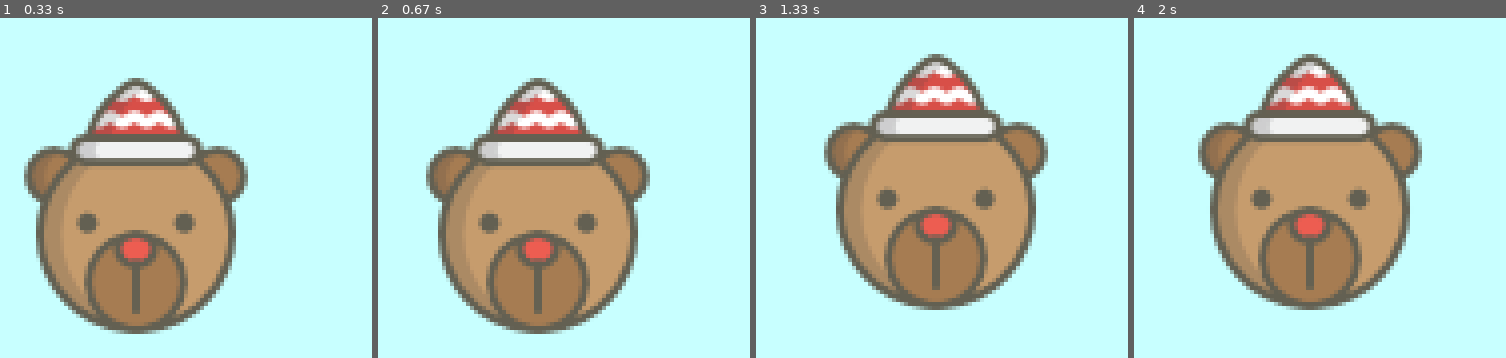
Above: before the commit, frames 1-4 (left to right).
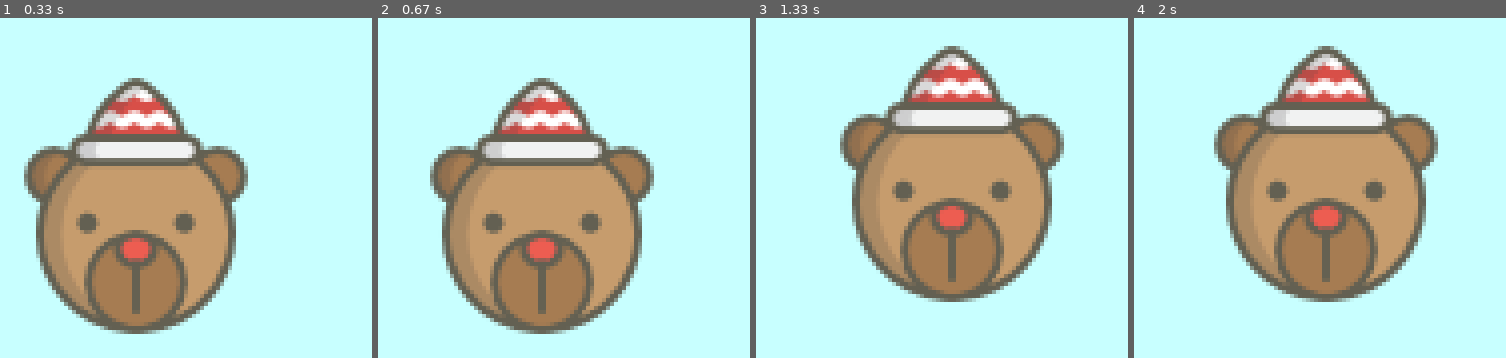
Above: after the commit, the same moments.

Repository: honneer/Project_PYGAME
Game: pygame game, started from game.py
Two runs of this game, one before a commit and one after it. Both use one fixed random seed, a clock stepped at 60 frames per second and the inputs below.
Inputs:
- Up to frame 1 (0.33 s): no input
- Up to frame 2 (0.67 s): hold Right from 0.33 s (still down)
- Up to frame 3 (1.33 s): release Right at 0.8 s; hold Up 0.83-1.13 s; hold Right from 1.17 s (still down)
- Up to frame 4 (2 s): release Right at 1.63 s; hold Left from 1.67 s (still down)

Frame 1 is identical in both runs. In frame 2, 9.0% of the frame differs, in the area x 12-75%, y 17-93%; in frame 3, 23%, in the area x 18-83%, y 8-86%; in frame 4, 23%.

Commit message:
project game using python and pygame library

Diff:
--- a/game.py
+++ b/game.py
@@ -3,7 +3,6 @@
 #screen.blit
 #event.key (not type as we r letting uder press key and checking that) & forgot to add_change - playerX_change
 #didn't create the variable palerX_change
-
 
 import pygame
 
@@ -12,6 +11,8 @@
 
 #screen width and height
 screen = pygame.display.set_mode((800, 600))
+#window's name
+pygame.display.set_caption("TinyTails Game")
 
 #playerimg and x and y
 playerImg = pygame.image.load('bear.png')
@@ -39,13 +40,13 @@
 
         if event.type == pygame.KEYDOWN:
             if event.key == pygame.K_LEFT:
-                playerX_change = -0.3
+                playerX_change = -0.4
             if event.key == pygame.K_RIGHT:
-                playerX_change = 0.3
+                playerX_change = 0.4
             if event.key == pygame.K_UP:
-                playerY_change = -0.3
+                playerY_change = -0.4
             if event.key == pygame.K_DOWN:
-                playerY_change = 0.3
+                playerY_change = 0.4
         if event.type == pygame.KEYUP:
             if event.key == pygame.K_LEFT or event.key == pygame.K_RIGHT:
                 playerX_change = 0
@@ -53,7 +54,15 @@
                 playerY_change = 0
 
     playerX += playerX_change
+    if playerX <= 0:
+        playerX = 0
+    elif playerX >= 736: #800-64
+        playerX = 736
     playerY += playerY_change
+    if playerY <= 0:
+        playerY = 0
+    elif playerY >= 536: # 600-64
+        playerY = 536
 
     player(playerX, playerY)
     pygame.display.update()
